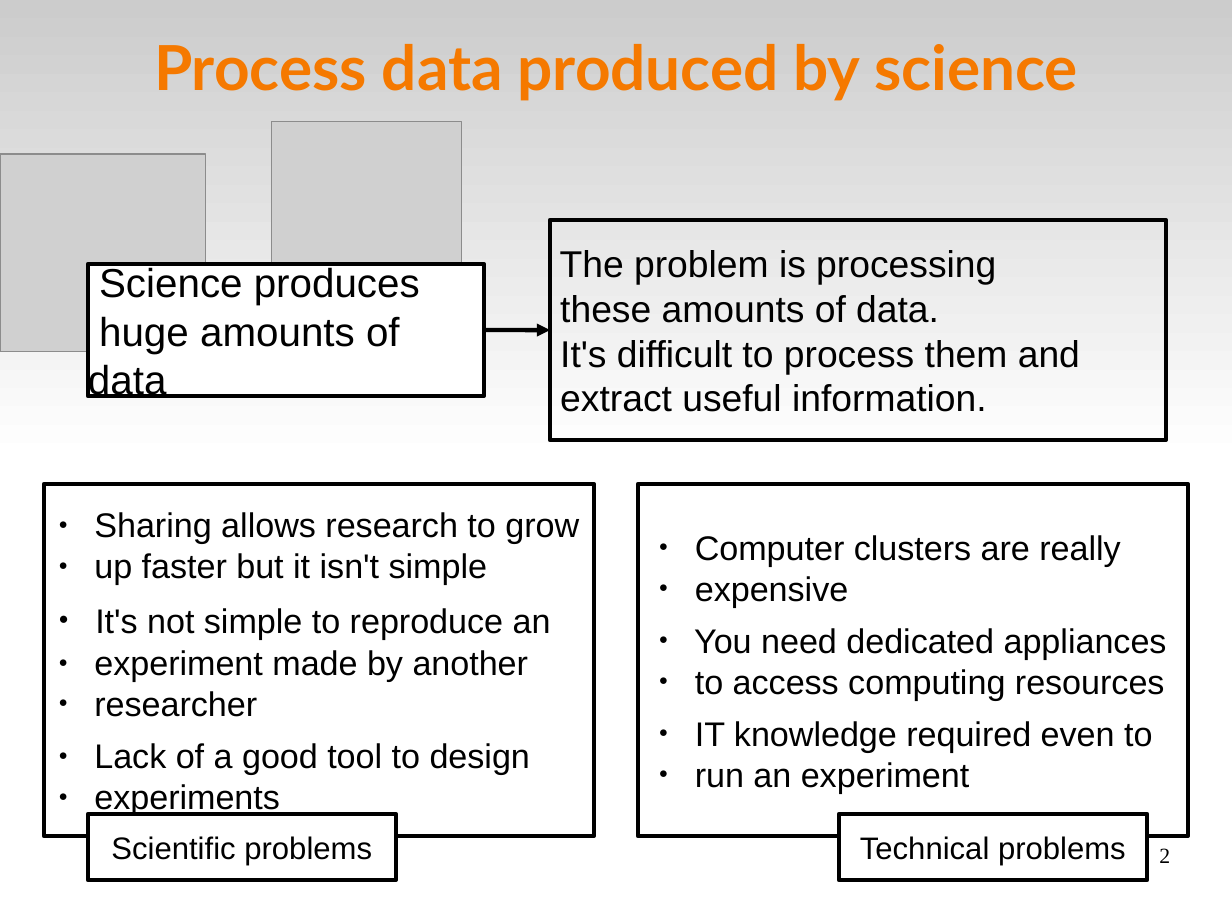
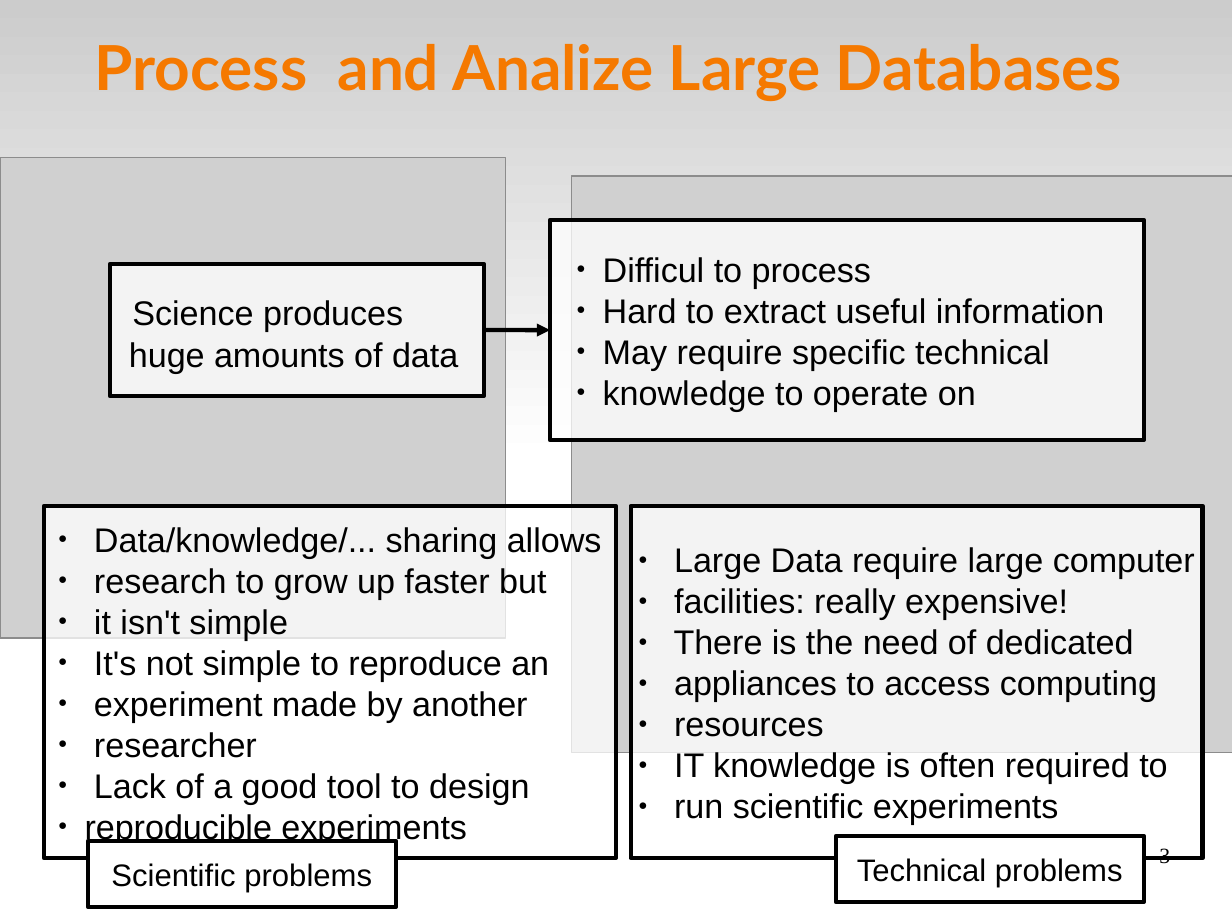
Before and after one commit to volpino/docs-EURAC, a slide deck: slide 3 of presentazione_svizzera.odp (slide 2 before the commit). Drawn at 1232x924 pixels with LibreOffice and Linux fonts; fonts in the diff are those of the drawing; grey boxes stand for pictures. Boxes give left, top, right and bottom in pixels: in the first picture for what was removed or moved away, otherwise in the second. Text is boxed around its words. In the diff, an @@ line names an element or a change of style, - is before the commit and + after.

```diff
--- a/presentazione_svizzera.odp
+++ b/presentazione_svizzera.odp
@@ title at bbox=[95, 44, 1122, 101]: text changed @@
-Process data produced by science
+Process and Analize Large Databases
@@ picture: place and size @@
-picture at bbox=[0, 154, 206, 352]
+picture at bbox=[0, 158, 506, 638]
@@ picture: place and size @@
-picture at bbox=[272, 122, 462, 265]
+picture at bbox=[572, 176, 1232, 752]
@@ fill none to #FFFFFF at 75% opacity in 3 elements at bbox=[44, 506, 616, 859], bbox=[631, 506, 1203, 859], bbox=[550, 220, 1144, 440] @@
@@ rectangle "Difficul to process": place and size @@
-rectangle "Difficul to process" at bbox=[550, 220, 1166, 440]
+rectangle "Difficul to process" at bbox=[550, 220, 1144, 440]
@@ rectangle "Science produces": place and size @@
-rectangle "Science produces" at bbox=[88, 264, 484, 396]
+rectangle "Science produces" at bbox=[110, 264, 484, 396]
@@ rectangle "Science produces" at bbox=[110, 264, 484, 396]: size 26 to 22 pt; fill #FFFFFF to #FFFFFF at 75% opacity @@
@@ text in rectangle at bbox=[603, 257, 1105, 411]: text changed; size 24 to 22 pt @@
-The problem is processing
-these amounts of data.
-It's difficult to process them and
-extract useful information.
+  ● Difficul to process
+  ● Hard to extract useful information
+  ● May require specific technical
+  ● knowledge to operate on
@@ rectangle "Data/knowledge/... sharing allows": place and size @@
-rectangle "Data/knowledge/... sharing allows" at bbox=[44, 484, 594, 836]
+rectangle "Data/knowledge/... sharing allows" at bbox=[44, 506, 616, 859]
@@ rectangle "Large Data require large computer": place and size @@
-rectangle "Large Data require large computer" at bbox=[638, 484, 1188, 836]
+rectangle "Large Data require large computer" at bbox=[631, 506, 1203, 859]
@@ text in rectangle at bbox=[94, 527, 602, 640]: text changed @@
-● Sharing allows research to grow
-● up faster but it isn't simple
+● Data/knowledge/... sharing allows
+● research to grow up faster but
+● it isn't simple
@@ text in rectangle at bbox=[674, 547, 1195, 825]: text changed @@
-● Computer clusters are really
-● expensive
-● You need dedicated appliances
-● to access computing resources
-● IT knowledge required even to
-● run an experiment
+● Large Data require large computer
+● facilities: really expensive!
+● There is the need of dedicated
+● appliances to access computing
+● resources
+● IT knowledge is often required to
+● run scientific experiments
@@ text in rectangle at bbox=[85, 814, 467, 845]: text changed @@
-● experiments
+● reproducible experiments
@@ rectangle "Technical problems": place and size @@
-rectangle "Technical problems" at bbox=[840, 814, 1148, 880]
+rectangle "Technical problems" at bbox=[836, 836, 1145, 902]
@@ rectangle "Scientific problems": place and size @@
-rectangle "Scientific problems" at bbox=[88, 814, 397, 880]
+rectangle "Scientific problems" at bbox=[88, 841, 397, 907]
@@ page number at bbox=[1159, 848, 1170, 864]: text changed @@
-2
+3
```
Also in this commit, not shown: 8 other slides changed, 1 other file.
